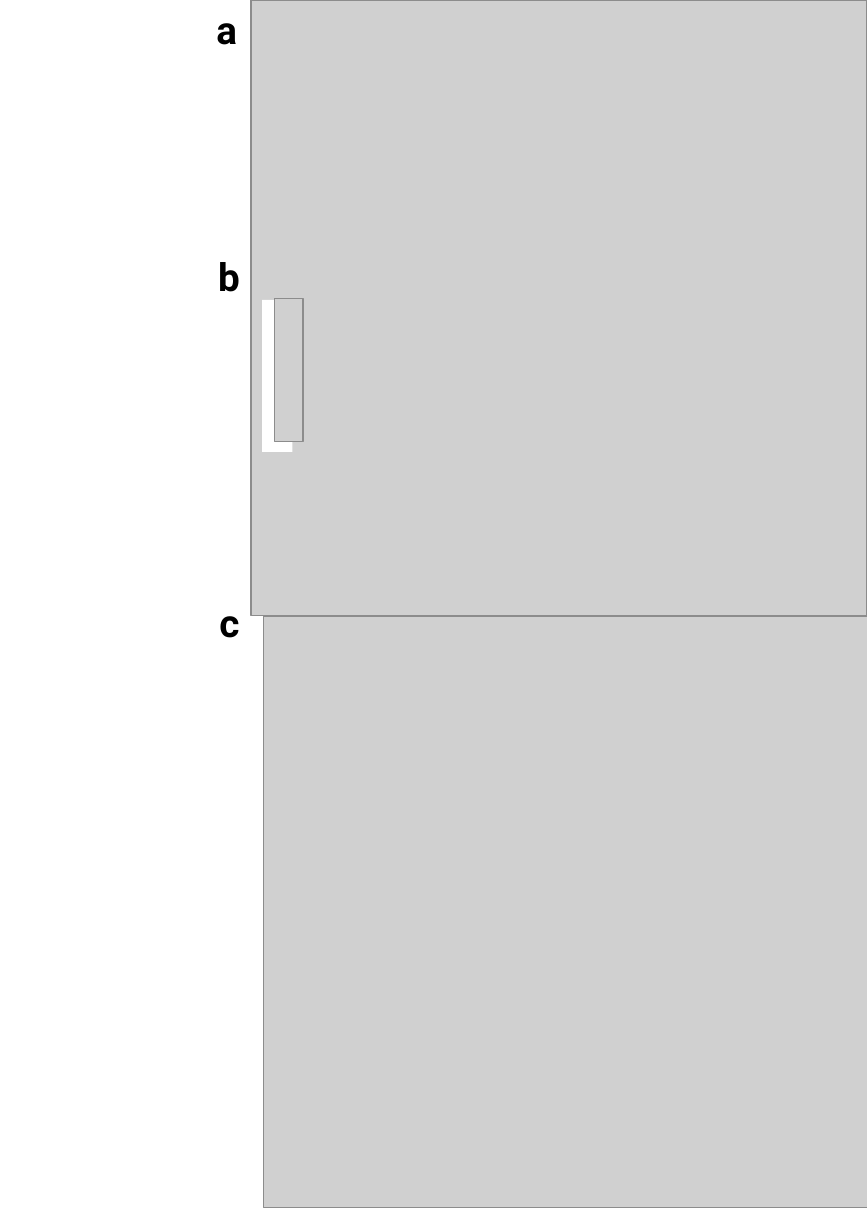
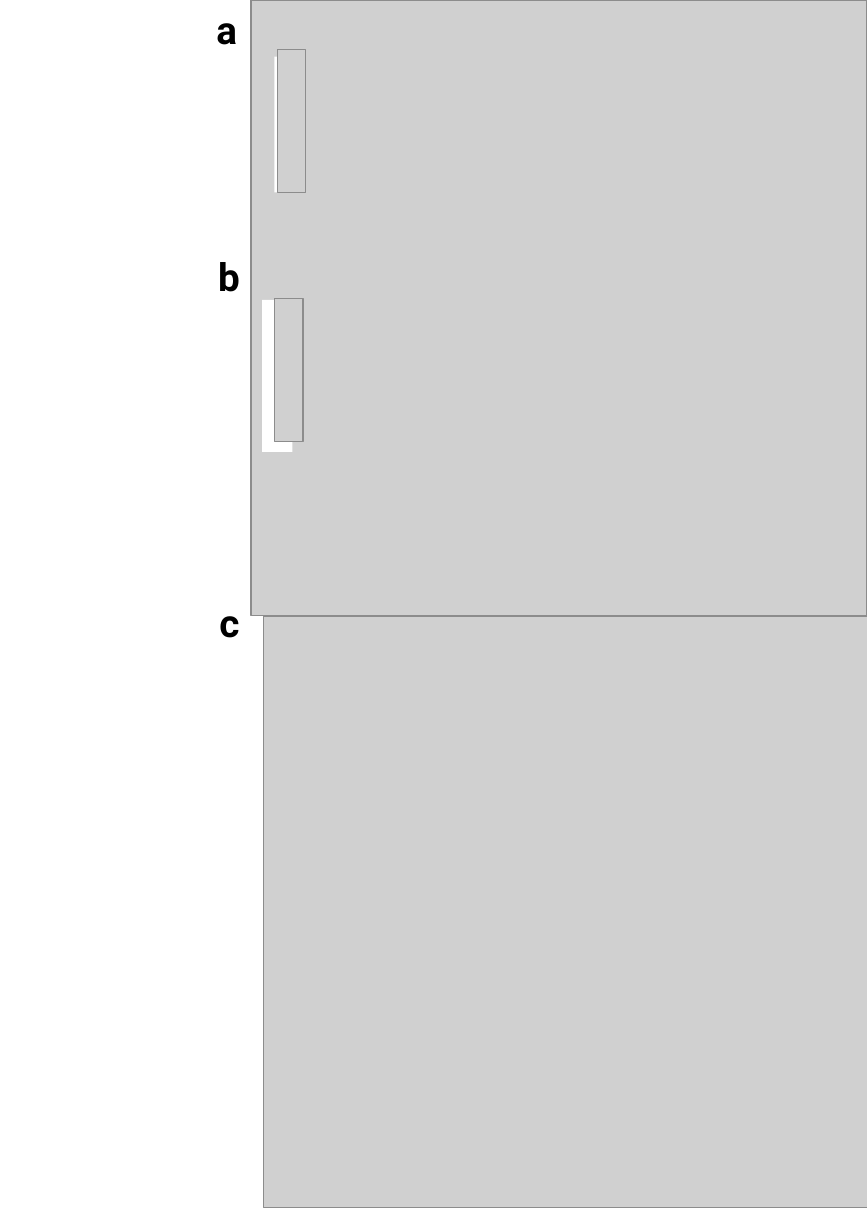
Before and after one commit to meyresearch/amino_acid_distance_distributions, a slide deck: slide 1 of plots/Fig2.pptx. Drawn at 867x1232 pixels with LibreOffice and Linux fonts; fonts in the diff are those of the drawing; grey boxes stand for pictures. Boxes give left, top, right and bottom in pixels: in the first picture for what was removed or moved away, otherwise in the second. Text is boxed around its words. In the diff, an @@ line names an element or a change of style, - is before the commit and + after.

```diff
--- a/plots/Fig2.pptx
+++ b/plots/Fig2.pptx
@@ rectangle added at (275,57,305,192), fill #FFFFFF @@
@@ picture added at (277,50,306,192) @@
```
Also in this commit, not shown: 2 other files.
